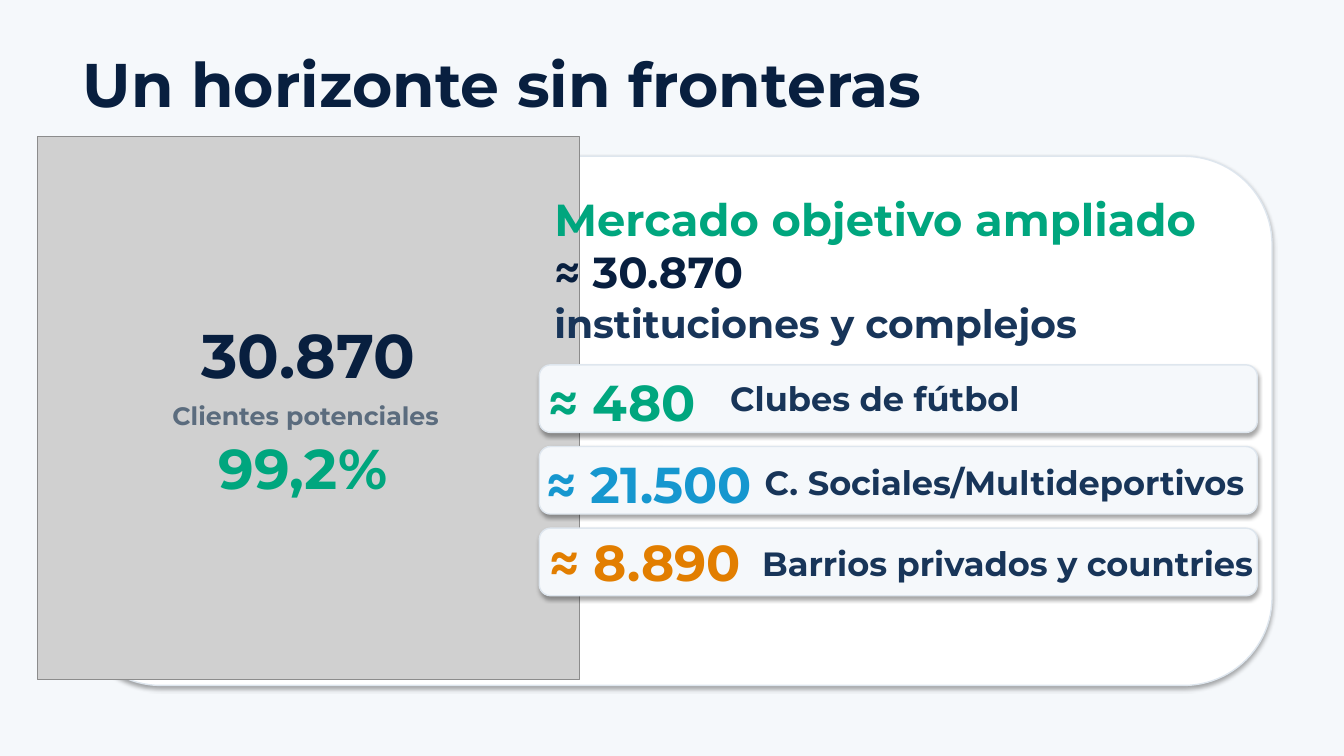
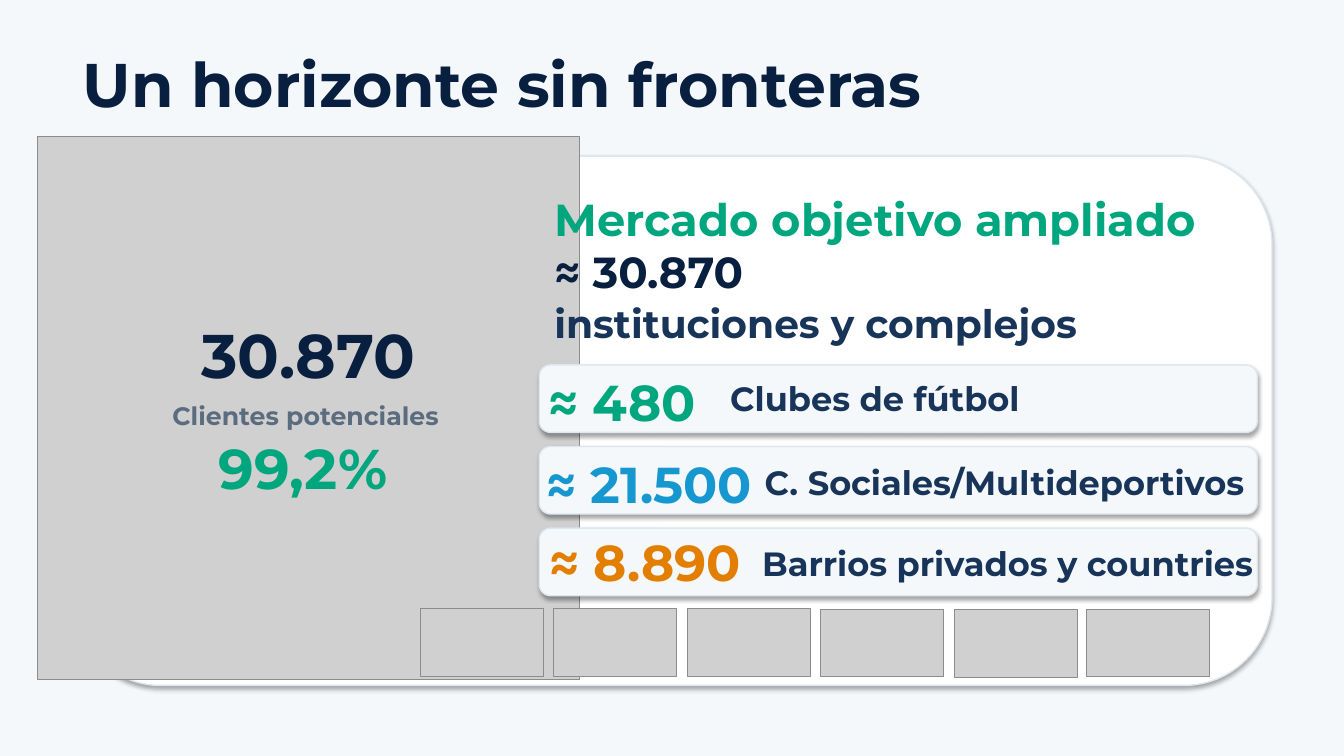
Before and after one commit to TrabajoProfesional-AGGZ/documentacion, a slide deck: slide 8 of entrega_final/defensa/Presentacion_SocioUnido.pptx. Drawn at 1344x756 pixels with LibreOffice and Linux fonts; fonts in the diff are those of the drawing; grey boxes stand for pictures. Boxes give left, top, right and bottom in pixels: in the first picture for what was removed or moved away, otherwise in the second. Text is boxed around its words. In the diff, an @@ line names an element or a change of style, - is before the commit and + after.

```diff
--- a/entrega_final/defensa/Presentacion_SocioUnido.pptx
+++ b/entrega_final/defensa/Presentacion_SocioUnido.pptx
@@ picture added at <box>420,609,543,677</box> @@
@@ picture added at <box>555,609,678,677</box> @@
@@ picture added at <box>688,609,811,677</box> @@
@@ picture added at <box>821,609,944,677</box> @@
@@ picture added at <box>955,610,1078,678</box> @@
@@ picture added at <box>1087,610,1210,678</box> @@
```
Also in this commit, not shown: 3 other slides changed, 4 slides added, 2 slides removed, 3 other files.
